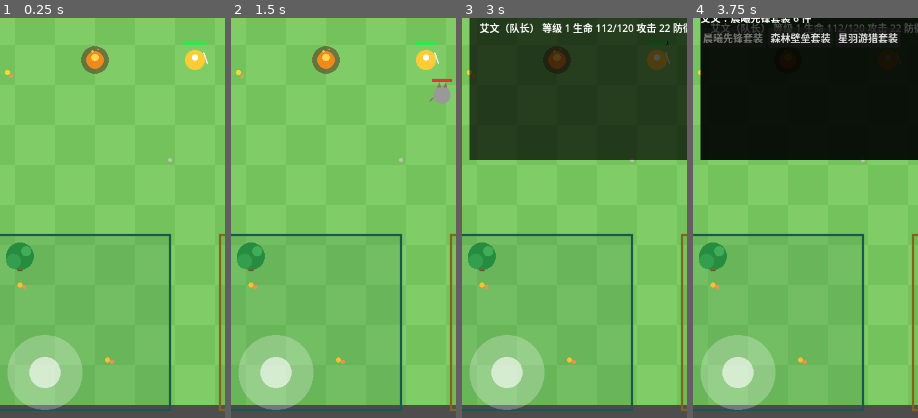
Above: before the commit, frames 1-4 (left to right).
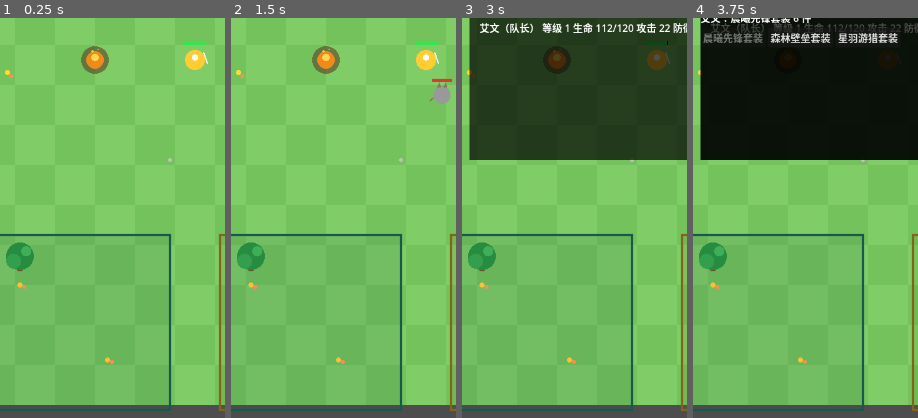
Above: after the commit, the same moments.

Repository: oneyi53/game
Game: Godot game, scene res://scenes/main.tscn
Two runs of this game, one before a commit and one after it. Both use one fixed random seed, a clock stepped at 60 frames per second and the inputs below.
Inputs:
- Up to frame 1 (0.25 s): no input
- Up to frame 2 (1.5 s): click "技能" at 0.5 s; click "交互" at 1.25 s
- Up to frame 3 (3 s): click "保存" at 2 s; click "英雄" at 2.75 s
- Up to frame 4 (3.75 s): click "装备" at 3.5 s
The pictures show only the part of the screen within x 7-57%, y 42-92%; the shares and areas given below are measured in that part.

The runs differ from the first frame. In frame 1, 4.9% of the frame differs, in the area x 3-37%, y 79-98%; in frame 2, 4.9%; in frame 3, 4.9%; in frame 4, 4.9%.

Commit message:
feat: full-screen floating joystick with UI-first input (#10)
* feat: add full-screen floating joystick with UI priority

* fix: make floating joystick cover full portrait viewport

* ci: enable Godot cloud validation for joystick PR

Diff:
--- a/scenes/main.tscn
+++ b/scenes/main.tscn
@@ -38,6 +38,7 @@
 [node name="UI" type="CanvasLayer" parent="."]
 
 [node name="HUD" type="Control" parent="UI"]
+mouse_filter = 1
 script = ExtResource("3_hud")
 offset_right = 720.0
 offset_bottom = 1280.0
@@ -133,11 +134,13 @@
 text = "技能就绪"
 
 [node name="Joystick" type="Control" parent="UI"]
+anchors_preset = 15
+anchor_right = 1.0
+anchor_bottom = 1.0
+grow_horizontal = 2
+grow_vertical = 2
+mouse_filter = 2
 script = ExtResource("4_joy")
-offset_left = 40.0
-offset_top = 1020.0
-offset_right = 200.0
-offset_bottom = 1180.0
 
 [node name="HeroPanel" type="Control" parent="UI"]
 script = ExtResource("5_panel")
--- a/scripts/ui/virtual_joystick.gd
+++ b/scripts/ui/virtual_joystick.gd
@@ -1,48 +1,78 @@
 class_name HeroVirtualJoystick
 extends Control
 
-# Left-side virtual joystick. Works with touch and with mouse drag,
-# so it can be tested on desktop. Keyboard movement works independently
-# and takes over when the joystick is not being dragged.
+# Full-screen floating joystick. Starts only on unhandled/empty screen
+# areas, so interactive GUI controls keep priority. The originating pointer
+# alone controls movement; release/focus loss always clears the vector.
+
+const RADIUS: float = 60.0
+const KNOB_RADIUS: float = 25.0
+const KNOB_TRAVEL: float = 40.0
 
 var vector: Vector2 = Vector2.ZERO
 var dragging: bool = false
 var touch_index: int = -1
+var mouse_dragging: bool = false
+var touch_origin: Vector2 = Vector2.ZERO
 
-func _gui_input(event: InputEvent) -> void:
+func _ready() -> void:
+    mouse_filter = Control.MOUSE_FILTER_IGNORE
+    set_process_input(true)
+    queue_redraw()
+
+func _unhandled_input(event: InputEvent) -> void:
+    if event is InputEventScreenTouch and event.pressed and not dragging:
+        dragging = true
+        touch_index = event.index
+        mouse_dragging = false
+        touch_origin = event.position
+        _update_vector(event.position)
+        get_viewport().set_input_as_handled()
+    elif event is InputEventMouseButton and event.button_index == MOUSE_BUTTON_LEFT and event.pressed and not dragging:
+        dragging = true
+        touch_index = -1
+        mouse_dragging = true
+        touch_origin = event.position
+        _update_vector(event.position)
+        get_viewport().set_input_as_handled()
+
+func _input(event: InputEvent) -> void:
     if event is InputEventScreenTouch:
-        if event.pressed and not dragging:
-            dragging = true
-            touch_index = event.index
+        if dragging and not mouse_dragging and event.index == touch_index and not event.pressed:
+            _end_drag()
+            get_viewport().set_input_as_handled()
+    elif event is InputEventScreenDrag:
+        if dragging and not mouse_dragging and event.index == touch_index:
             _update_vector(event.position)
-        elif not event.pressed and event.index == touch_index:
-            dragging = false
-            vector = Vector2.ZERO
-            queue_redraw()
-    elif event is InputEventScreenDrag:
-        if dragging and event.index == touch_index:
-            _update_vector(event.position)
-    elif event is InputEventMouseButton:
-        if event.button_index == MOUSE_BUTTON_LEFT:
-            if event.pressed and not dragging:
-                dragging = true
-                _update_vector(event.position)
-            elif not event.pressed:
-                dragging = false
-                vector = Vector2.ZERO
-                queue_redraw()
-    elif event is InputEventMouseMotion:
-        if dragging:
-            _update_vector(event.position)
+            get_viewport().set_input_as_handled()
+    elif event is InputEventMouseButton and event.button_index == MOUSE_BUTTON_LEFT:
+        if dragging and mouse_dragging and not event.pressed:
+            _end_drag()
+            get_viewport().set_input_as_handled()
+    elif event is InputEventMouseMotion and dragging and mouse_dragging:
+        _update_vector(event.position)
+        get_viewport().set_input_as_handled()
+
+func _notification(what: int) -> void:
+    if what == NOTIFICATION_WM_WINDOW_FOCUS_OUT:
+        _end_drag()
 
 func _update_vector(pos: Vector2) -> void:
-    var center: Vector2 = size / 2.0
-    vector = (pos - center) / 60.0
-    if vector.length() > 1.0:
-        vector = vector.normalized()
+    var offset: Vector2 = pos - touch_origin
+    if offset.length() > RADIUS:
+        offset = offset.normalized() * RADIUS
+    vector = offset / RADIUS
+    queue_redraw()
+
+func _end_drag() -> void:
+    dragging = false
+    touch_index = -1
+    mouse_dragging = false
+    vector = Vector2.ZERO
     queue_redraw()
 
 func _draw() -> void:
-    var center: Vector2 = size / 2.0
-    draw_circle(center, 60.0, Color(1.0, 1.0, 1.0, 0.25))
-    draw_circle(center + vector * 40.0, 25.0, Color(1.0, 1.0, 1.0, 0.6))
+    if not dragging:
+        return
+    draw_circle(touch_origin, RADIUS, Color(1.0, 1.0, 1.0, 0.25))
+    draw_circle(touch_origin + vector * KNOB_TRAVEL, KNOB_RADIUS, Color(1.0, 1.0, 1.0, 0.6))
